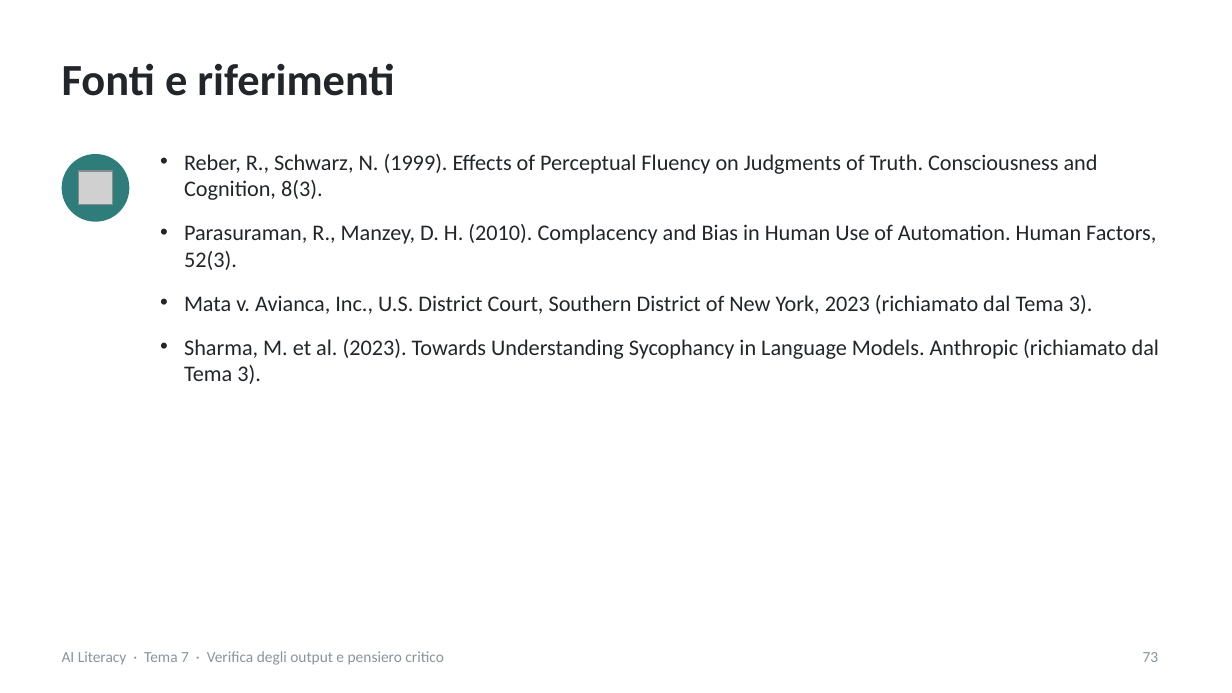
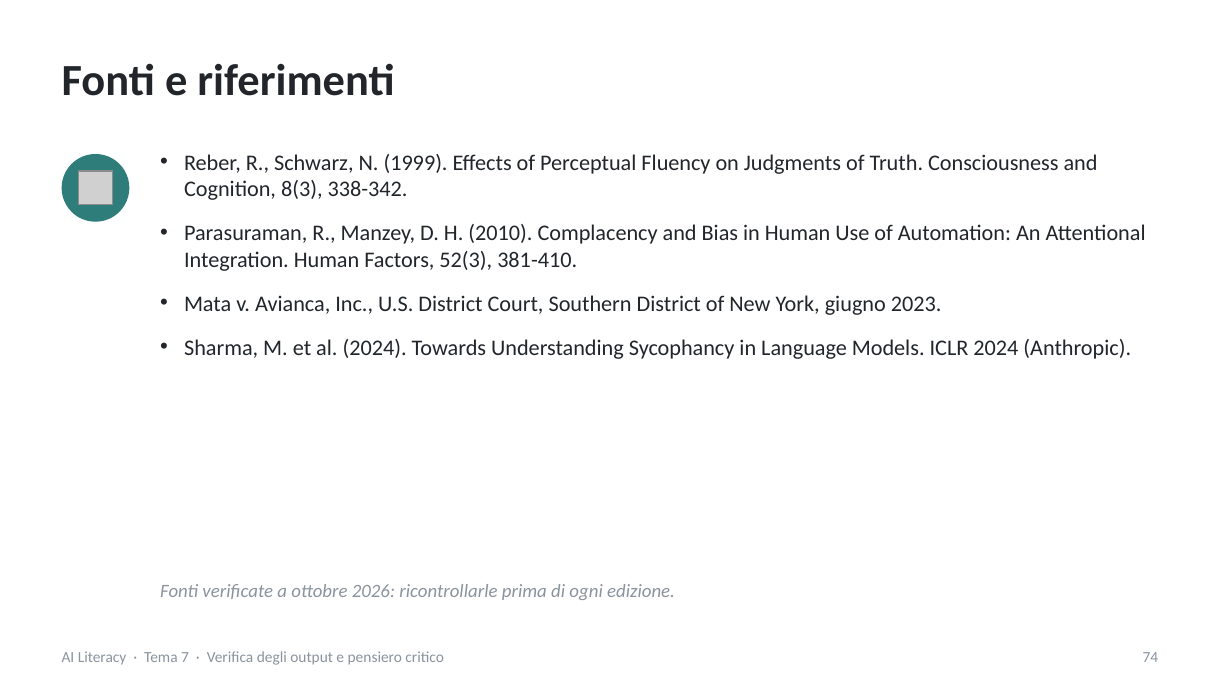
Before and after one commit to NetAi-IT/Formazione-AI-Literacy-Official, a slide deck: slide 74 of Base/Tema7_Verifica_output_pensiero_critico.pptx (slide 73 before the commit). Drawn at 1232x693 pixels with LibreOffice and Linux fonts; fonts in the diff are those of the drawing; grey boxes stand for pictures. Boxes give left, top, right and bottom in pixels: in the first picture for what was removed or moved away, otherwise in the second. Text is boxed around its words. In the diff, an @@ line names an element or a change of style, - is before the commit and + after.

```diff
--- a/Base/Tema7_Verifica_output_pensiero_critico.pptx
+++ b/Base/Tema7_Verifica_output_pensiero_critico.pptx
@@ text at (184,154,1146,359): text changed @@
-• Reber, R., Schwarz, N. (1999). Effects of Perceptual Fluency on Judgments of Truth. Consciousness and Cognition, 8(3).
-• Parasuraman, R., Manzey, D. H. (2010). Complacency and Bias in Human Use of Automation. Human Factors, 52(3).
-• Mata v. Avianca, Inc., U.S. District Court, Southern District of New York, 2023 (richiamato dal Tema 3).
-• Sharma, M. et al. (2023). Towards Understanding Sycophancy in Language Models. Anthropic (richiamato dal Tema 3).
+• Reber, R., Schwarz, N. (1999). Effects of Perceptual Fluency on Judgments of Truth. Consciousness and Cognition, 8(3), 338-342.
+• Parasuraman, R., Manzey, D. H. (2010). Complacency and Bias in Human Use of Automation: An Attentional Integration. Human Factors, 52(3), 381-410.
+• Mata v. Avianca, Inc., U.S. District Court, Southern District of New York, giugno 2023.
+• Sharma, M. et al. (2024). Towards Understanding Sycophancy in Language Models. ICLR 2024 (Anthropic).
@@ text added at (160,584,675,600), 11 pt, text #8A939E, italic @@
+Fonti verificate a ottobre 2026: ricontrollarle prima di ogni edizione.
@@ page number at (1143,652,1159,662): text changed @@
-73
+74
```
Also in this commit, not shown: 4 other slides changed, 1 slide added, 12 other files.
